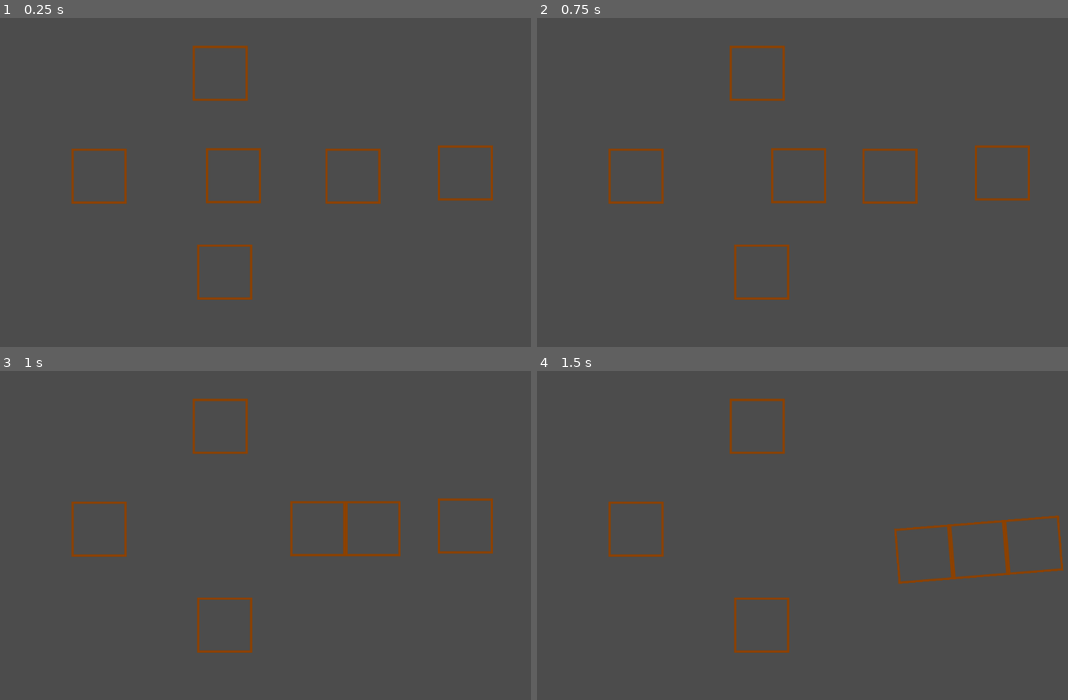
Above: before the commit, frames 1-4 (two rows, left to right).
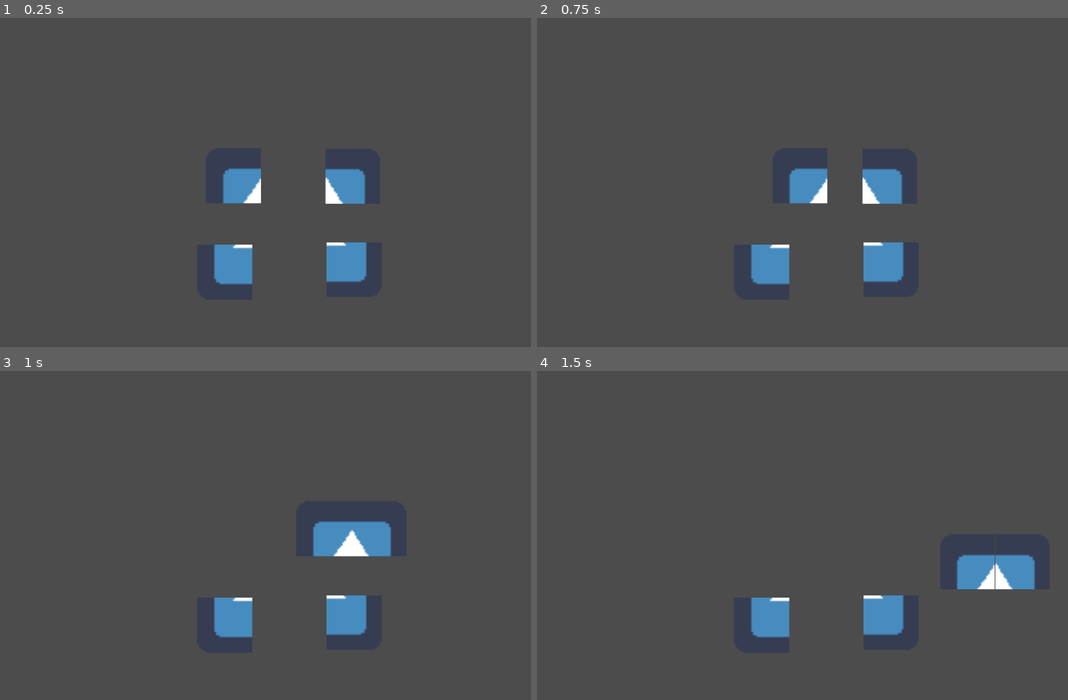
Above: after the commit, the same moments.

Repository: WereDiggle/BumperJigsaw
Game: Godot game, scene res://Levels/TestLevel.tscn
Same seed, same stepped clock (60 frames per second), same inputs: the game is played once before the commit and once after it. The project has no main scene, so this scene is started directly. The engine's default icon, where the game draws it, is replaced by a stand-in: a white triangle on a blue panel in a dark square.
Inputs:
- Up to frame 1 (0.25 s): no input
- Up to frame 2 (0.75 s): tap Enter at 0.5 s; hold D (move_right) from 0.53 s (still down)
- Up to frame 3 (1 s): keep holding D (move_right)
- Up to frame 4 (1.5 s): release D (move_right) at 1.28 s; hold S (move_down) from 1.28 s (still down)

The runs differ from the first frame. In frame 1, 4.9% of the frame differs, in the area x 13-93%, y 8-86%; in frame 2, 4.9%; in frame 3, 4.9%; in frame 4, 4.9%.

Commit message:
Add shader

Diff:
--- a/Levels/TestLevel.tscn
+++ b/Levels/TestLevel.tscn
@@ -23,10 +23,6 @@
 
 [node name="Player" parent="." instance=ExtResource( 1 )]
 
-[node name="left" parent="." instance=ExtResource( 2 )]
-position = Vector2( 239.971, 289.698 )
-puzzle_pos = Vector2( -1, 0 )
-
 [node name="bot" parent="." instance=ExtResource( 2 )]
 position = Vector2( 467.916, 463.843 )
 puzzle_pos = Vector2( 0, 1 )
@@ -36,12 +32,8 @@
 puzzle_pos = Vector2( 1, 0 )
 
 [node name="right2" parent="." instance=ExtResource( 2 )]
-position = Vector2( 904.93, 284.035 )
-puzzle_pos = Vector2( 2, 0 )
-
-[node name="top" parent="." instance=ExtResource( 2 )]
-position = Vector2( 459.893, 103.283 )
-puzzle_pos = Vector2( 0, -1 )
+position = Vector2( 703.141, 459.542 )
+puzzle_pos = Vector2( 1, 1 )
 
 [node name="Walls" type="Node2D" parent="."]
 __meta__ = {
--- /dev/null
+++ b/Materials/Piece.shader
@@ -0,0 +1,10 @@
+shader_type canvas_item;
+
+uniform float blue = 1.0;
+uniform vec2 puzzle_pos = vec2(0.0, 0.0);
+uniform vec2 puzzle_ratio = vec2(1.0, 1.0);
+
+void fragment() {
+	vec2 uv = UV * puzzle_ratio + puzzle_pos * puzzle_ratio;
+	COLOR = texture(TEXTURE, uv);
+}
--- a/Objects/Piece.tscn
+++ b/Objects/Piece.tscn
@@ -1,8 +1,15 @@
-[gd_scene load_steps=5 format=2]
+[gd_scene load_steps=7 format=2]
 
-[ext_resource path="res://Assets/brown_square.png" type="Texture" id=1]
+[ext_resource path="res://icon.png" type="Texture" id=1]
 [ext_resource path="res://Objects/PieceFeeler.tscn" type="PackedScene" id=2]
 [ext_resource path="res://Scripts/Piece.gd" type="Script" id=3]
+[ext_resource path="res://Materials/Piece.shader" type="Shader" id=4]
+
+[sub_resource type="ShaderMaterial" id=3]
+shader = ExtResource( 4 )
+shader_param/blue = 1.0
+shader_param/puzzle_pos = Vector2( 0, 0 )
+shader_param/puzzle_ratio = Vector2( 1, 1 )
 
 [sub_resource type="RectangleShape2D" id=1]
 extents = Vector2( 49.9844, 50.1431 )
@@ -17,6 +24,8 @@
 }
 
 [node name="image" type="Sprite" parent="."]
+material = SubResource( 3 )
+scale = Vector2( 1.55942, 1.55942 )
 texture = ExtResource( 1 )
 
 [node name="collision_shape" type="CollisionShape2D" parent="."]
--- a/Objects/Player.tscn
+++ b/Objects/Player.tscn
@@ -1,36 +1,7 @@
-[gd_scene load_steps=5 format=2]
+[gd_scene load_steps=3 format=2]
 
-[ext_resource path="res://Assets/brown_square.png" type="Texture" id=1]
+[ext_resource path="res://Objects/Piece.tscn" type="PackedScene" id=1]
 [ext_resource path="res://Scripts/Player.gd" type="Script" id=2]
-[ext_resource path="res://Objects/PieceFeeler.tscn" type="PackedScene" id=3]
 
-[sub_resource type="RectangleShape2D" id=1]
-extents = Vector2( 49.9844, 50.1431 )
-
-[node name="Player" type="RigidBody2D"]
-position = Vector2( 484.208, 288.826 )
-gravity_scale = 0.0
-linear_damp = 2.0
-angular_damp = 2.0
+[node name="Player" instance=ExtResource( 1 )]
 script = ExtResource( 2 )
-
-[node name="brown_square" type="Sprite" parent="."]
-texture = ExtResource( 1 )
-
-[node name="CollisionShape2D" type="CollisionShape2D" parent="."]
-shape = SubResource( 1 )
-
-[node name="top_feeler" parent="." instance=ExtResource( 3 )]
-feeler_direction = Vector2( 0, -1 )
-
-[node name="bot_feeler" parent="." instance=ExtResource( 3 )]
-rotation = 4.71239
-feeler_direction = Vector2( 0, 1 )
-
-[node name="left_feeler" parent="." instance=ExtResource( 3 )]
-rotation = 0.0
-feeler_direction = Vector2( -1, 0 )
-
-[node name="right_feeler" parent="." instance=ExtResource( 3 )]
-rotation = 3.14159
-feeler_direction = Vector2( 1, 0 )
--- a/Scripts/Piece.gd
+++ b/Scripts/Piece.gd
@@ -1,7 +1,8 @@
 extends RigidBody2D
 
+const shader = preload("res://Materials/Piece.shader")
+
 onready var collision_shape = get_node("collision_shape")
-onready var image = get_node("image")
 
 const PIECE_SIZE = 100.0
 
@@ -19,6 +20,11 @@
 
 # Called when the node enters the scene tree for the first time.
 func _ready():
+	var mat = ShaderMaterial.new()
+	mat.set_shader(shader)
+	mat.set_shader_param("puzzle_pos", puzzle_pos)
+	mat.set_shader_param("puzzle_ratio", Vector2(0.5, 0.5))
+	get_node("image").set_material(mat)
 	pass # Replace with function body.
 
 
--- a/Scripts/Player.gd
+++ b/Scripts/Player.gd
@@ -1,6 +1,4 @@
-extends RigidBody2D
-
-export var puzzle_pos = Vector2(0,0)
+extends "res://Scripts/Piece.gd"
 
 # Declare member variables here. Examples:
 # var a = 2
